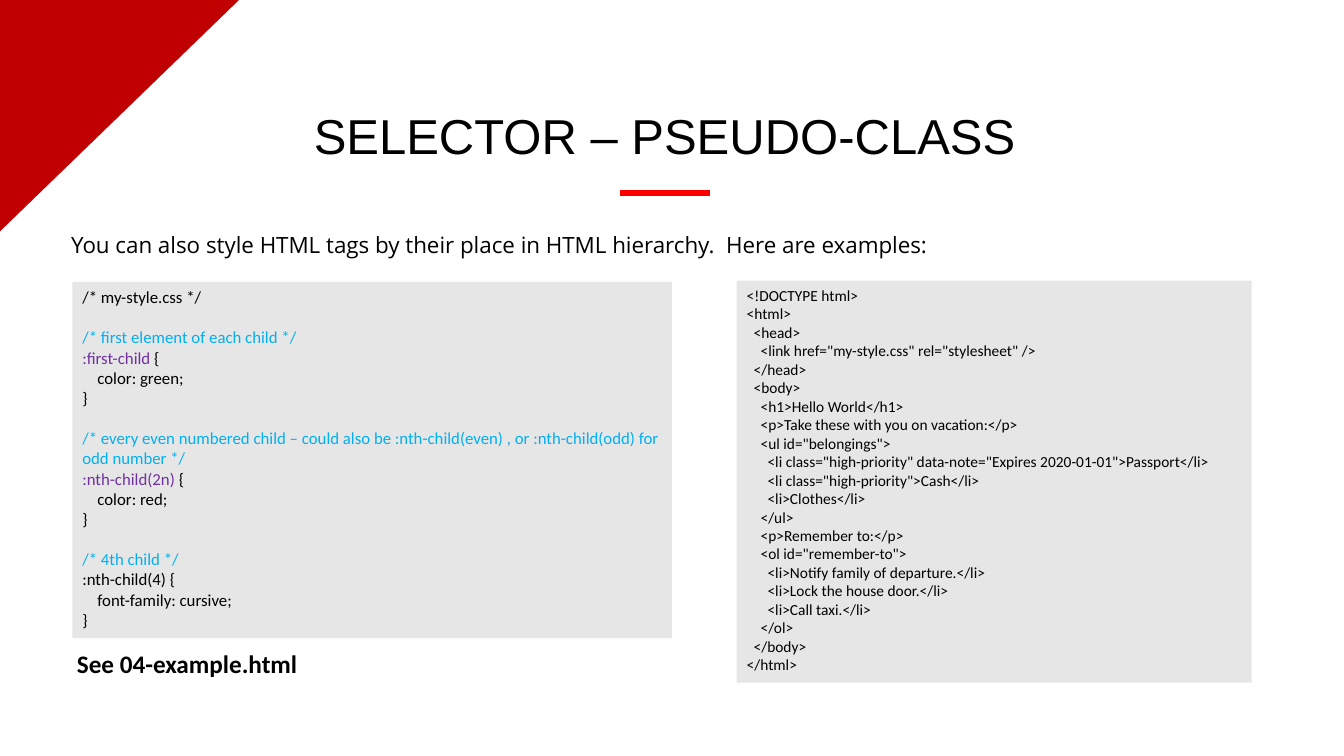
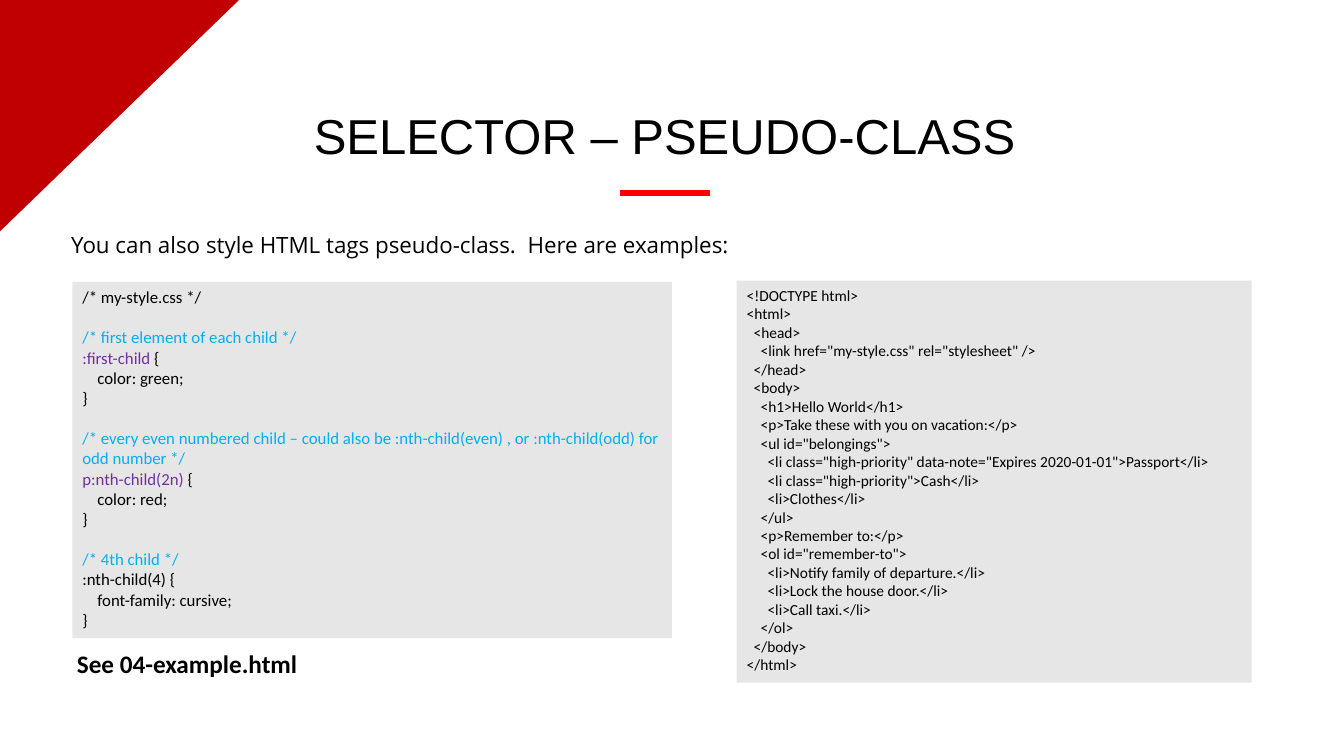
Before and after one commit to evermight/fullstack-training, a slide deck: slide 11 of deep-dive/20230628-css/css/01-intro-to-css/intro-to-css.pptx (slide 8 before the commit). Drawn at 1344x756 pixels with LibreOffice and Linux fonts; fonts in the diff are those of the drawing; background and template pictures are left out. Boxes give left, top, right and bottom in pixels: in the first picture for what was removed or moved away, otherwise in the second. Text is boxed around its words. In the diff, an @@ line names an element or a change of style, - is before the commit and + after.

```diff
--- a/deep-dive/20230628-css/css/01-intro-to-css/intro-to-css.pptx
+++ b/deep-dive/20230628-css/css/01-intro-to-css/intro-to-css.pptx
@@ text at <box>71,236,728,258</box>: text changed @@
-You can also style HTML tags by their place in HTML hierarchy. Here are examples:
+You can also style HTML tags pseudo-class. Here are examples:
@@ text in rectangle at <box>82,473,183,488</box>: text changed @@
-:nth-child(2n) {
+p:nth-child(2n) {
```
Also in this commit, not shown: 1 other slide changed, 1 other file.
